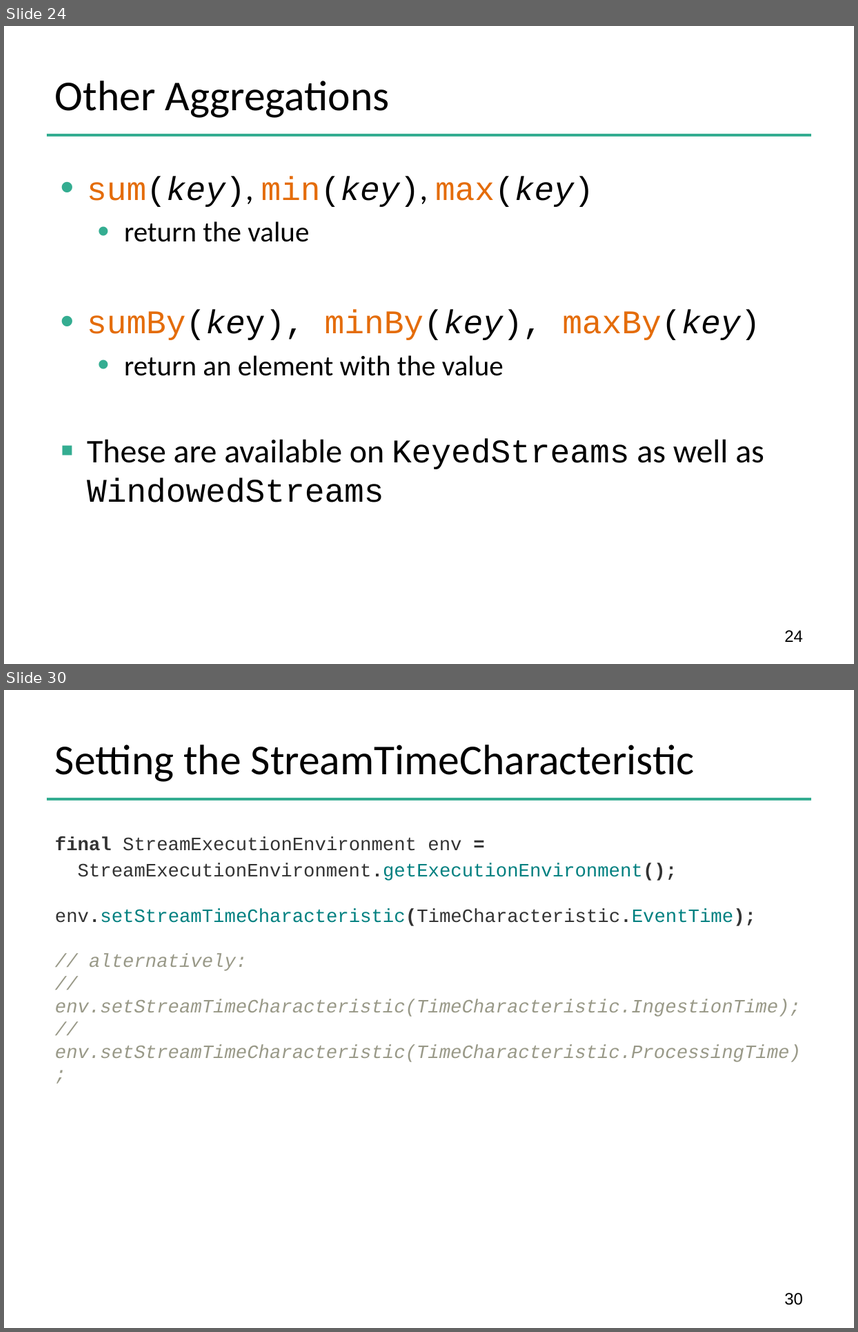
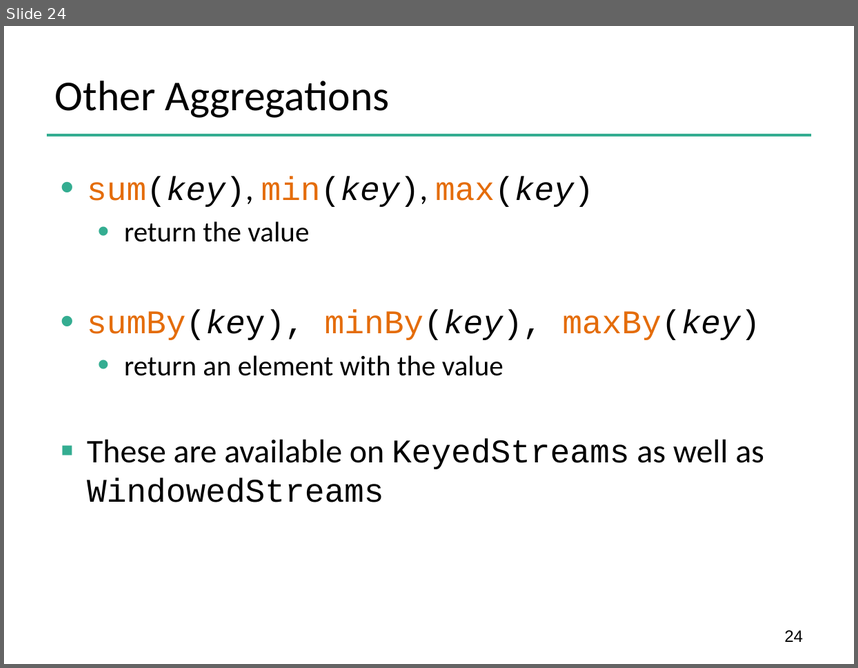
Before and after one commit to dataArtisans/flink-training-web, a slide deck: slides/flink_stream_windows.pptx. Shown one above the other, each under a label of ours: slides 24 and 30 before the commit, slide 24 after it; the slides between them are not shown. The pictures are 858x1332 and 858x668 pixels, drawn with LibreOffice and Linux fonts; fonts in the diff are those of the drawing; background and template pictures are left out. Boxes give left, top, right and bottom in pixels: in the first picture for what was removed or moved away, otherwise in the second. Text is boxed around its words. In the diff, an @@ line names an element or a change of style, - is before the commit and + after.

```diff
--- a/slides/flink_stream_windows.pptx
+++ b/slides/flink_stream_windows.pptx
@@ slide 30 removed at (4,690,854,1328), background #FFFFFF; not listed: 1 template element that a slide beside it also shows @@
@@ title removed at (55,745,695,782) @@
-Setting the StreamTimeCharacteristic
@@ text removed at (55,836,801,1062) @@
-final StreamExecutionEnvironment env =
-StreamExecutionEnvironment.getExecutionEnvironment();
-env.setStreamTimeCharacteristic(TimeCharacteristic.EventTime);
-// alternatively:
-// env.setStreamTimeCharacteristic(TimeCharacteristic.IngestionTime);
-// env.setStreamTimeCharacteristic(TimeCharacteristic.ProcessingTime);
@@ page number removed at (784,1292,803,1305) @@
-30
```
Also in this commit, not shown: 3 slides changed, 1 slide added, 21 other slides removed, 40 other files.
